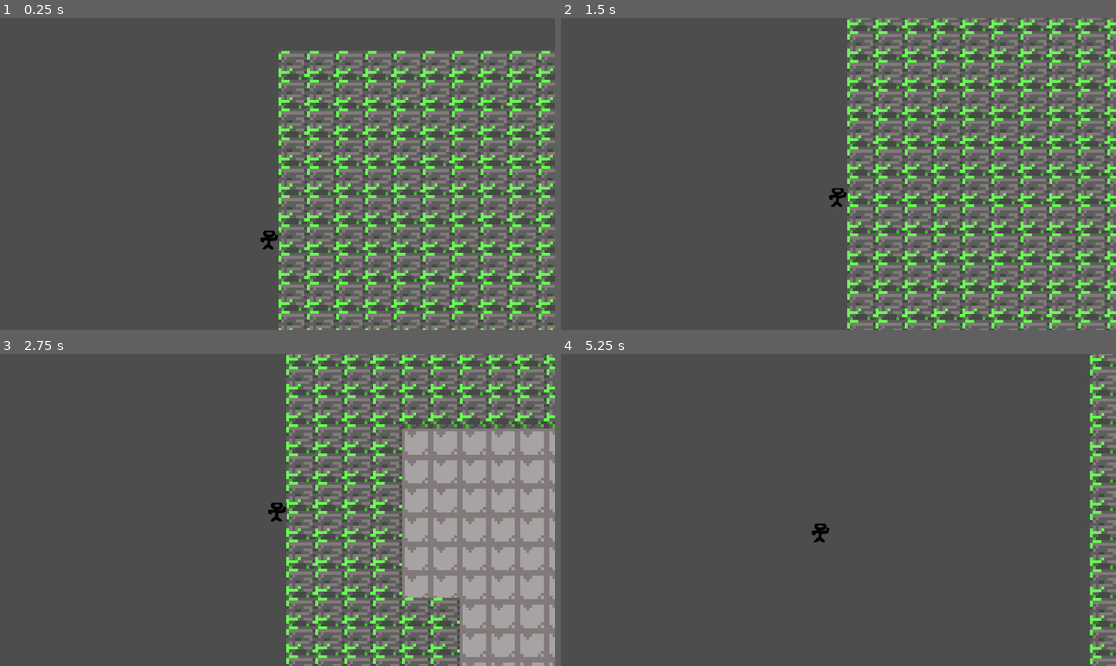
Above: before the commit, frames 1-4 (two rows, left to right).
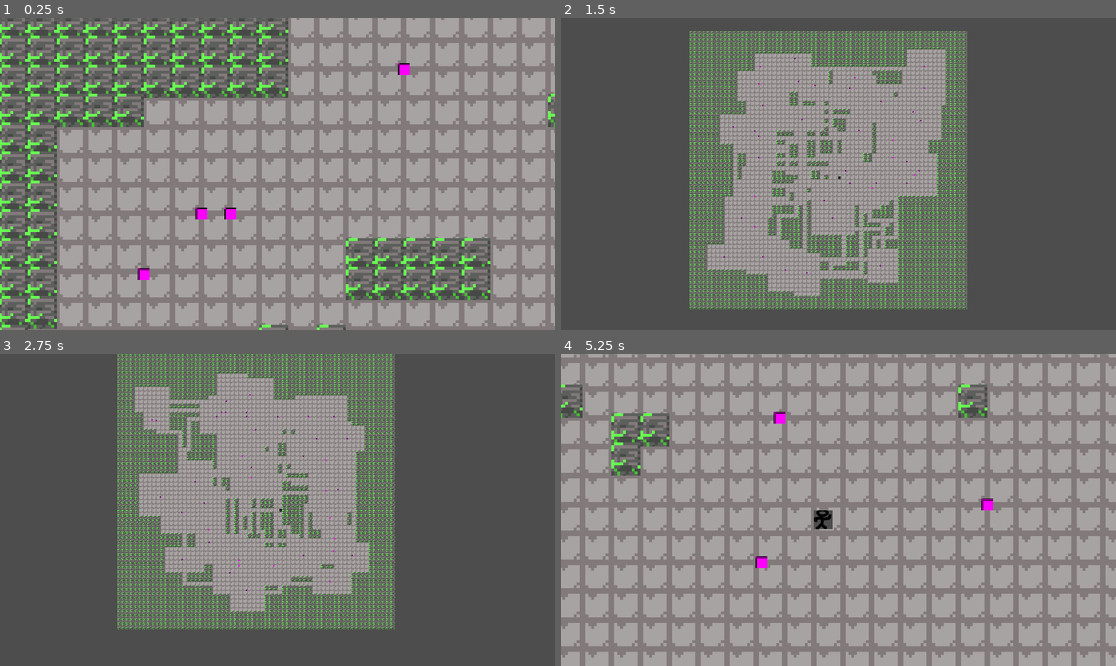
Above: after the commit, the same moments.

Repository: ColRyanYT/gaMMA_repo
Game: Godot game, scene res://Environment/test_level_proc_gen.tscn
Two runs of this game, one before a commit and one after it. Both use one fixed random seed, a clock stepped at 60 frames per second and the inputs below. The project has no main scene, so this scene is started directly.
Inputs:
- Up to frame 1 (0.25 s): no input
- Up to frame 2 (1.5 s): hold Right (ui_right) 0.53-1.28 s; hold Space 0.53-1.28 s; tap F (zoom, bound only after the commit) at 0.6 s; hold Down (ui_down) from 1.28 s (still down); tap Space at 1.35 s
- Up to frame 3 (2.75 s): tap Space at 1.52, 1.82 s; tap F (zoom, bound only after the commit) at 1.55, 2.1 s; release Down (ui_down) at 2.03 s; hold Right (ui_right) from 2.03 s (still down); hold Space from 2.03 s (still down)
- Up to frame 4 (5.25 s): release Right (ui_right) at 2.78 s; release Space at 2.78 s; hold Up (ui_up) 2.78-3.53 s; tap F (zoom, bound only after the commit) at 2.85, 4.35, 5.1 s; tap Space at 3.02, 3.32, 4.52, 4.82 s; hold Space 3.53-4.28 s; hold Left (ui_left) 3.53-5.03 s; hold Down (ui_down) from 5.03 s (still down); hold Space from 5.03 s (still down)

The runs differ from the first frame. In frame 1, 80% of the frame differs, in the area x 0-100%, y 0-100%; in frame 2, 47%; in frame 3, 58%; in frame 4, 98%.

Commit message:
added some basic enemy ai that follows the player

Diff:
--- /dev/null
+++ b/Actors/enemy.gd
@@ -0,0 +1,19 @@
+extends CharacterBody2D
+
+@export var speed = 200
+@export var player: Node2D
+
+@onready var navigation_agent = $NavigationAgent2D
+
+func _physics_process(_delta: float) -> void:
+	var next_path_pos = navigation_agent.get_next_path_position()
+	var direction = global_position.direction_to(next_path_pos)
+	velocity = direction * speed
+	move_and_slide()
+
+func pathfind() -> void:
+	navigation_agent.target_position = player.global_position
+
+func _on_timer_timeout() -> void:
+	if player.global_position.distance_to(self.global_position) < 400:
+		pathfind()
--- /dev/null
+++ b/Actors/enemy.tscn
@@ -0,0 +1,30 @@
+[gd_scene load_steps=4 format=3 uid="uid://d36qdo072i8wi"]
+
+[ext_resource type="Script" uid="uid://cca41hjoiim7x" path="res://Actors/enemy.gd" id="1_pgd2a"]
+
+[sub_resource type="CircleShape2D" id="CircleShape2D_vk3ic"]
+
+[sub_resource type="PlaceholderTexture2D" id="PlaceholderTexture2D_pgd2a"]
+size = Vector2(20, 20)
+
+[node name="Enemy" type="CharacterBody2D"]
+collision_layer = 2
+collision_mask = 3
+motion_mode = 1
+wall_min_slide_angle = 0.0
+script = ExtResource("1_pgd2a")
+
+[node name="CollisionShape2D" type="CollisionShape2D" parent="."]
+shape = SubResource("CircleShape2D_vk3ic")
+
+[node name="Sprite2D" type="Sprite2D" parent="."]
+texture = SubResource("PlaceholderTexture2D_pgd2a")
+
+[node name="NavigationAgent2D" type="NavigationAgent2D" parent="."]
+debug_enabled = true
+
+[node name="Timer" type="Timer" parent="."]
+wait_time = 0.5
+autostart = true
+
+[connection signal="timeout" from="Timer" to="." method="_on_timer_timeout"]
--- a/Actors/player.tscn
+++ b/Actors/player.tscn
@@ -7,6 +7,8 @@
 size = Vector2(31, 32)
 
 [node name="Player" type="CharacterBody2D"]
+collision_layer = 2
+collision_mask = 3
 script = ExtResource("1_y2lmi")
 
 [node name="PlaceholderPlayer" type="Sprite2D" parent="."]
--- a/Environment/proc_gen_new.gd
+++ b/Environment/proc_gen_new.gd
@@ -3,6 +3,7 @@
 @onready var camera = $Camera2D
 @onready var player = $Player
 @onready var tile_map = $TileMapLayer
+@onready var enemies = $Enemies
 
 @export var follow_speed = 4.0
 
@@ -13,6 +14,10 @@
 var tile_array = []
 
 var grid_size = 64
+
+## NOTE: THE TILES ARE 50 BY 50 PIXELS
+
+var centers = []
 
 var tile_codes = {
 	"floor": 0,
@@ -89,6 +94,8 @@
 					continue
 				if tile_array[room.grid_coords_array[j][k][0]][room.grid_coords_array[j][k][1]] == tile_codes.wall:
 					tile_array[room.grid_coords_array[j][k][0]][room.grid_coords_array[j][k][1]] = tile_codes.floor
+
+	centers = room_centers
 
 	place_tiles()
 
@@ -153,13 +160,13 @@
 		radius += 1
 	return Vector2i.ZERO
 
-func connect_rooms(centers: Array) -> void:
-	if centers.size() < 2:
+func connect_rooms(room_centers: Array) -> void:
+	if room_centers.size() < 2:
 		return
 
-	for i in range(centers.size() - 1):
-		var a = centers[i]
-		var b = centers[i + 1]
+	for i in range(room_centers.size() - 1):
+		var a = room_centers[i]
+		var b = room_centers[i + 1]
 
 		var pos = a
 		var goal = b
@@ -196,17 +203,40 @@
 				elif pos.x > goal.x:
 					pos.x -= 1
 
+## BACK TO MY CODE
+func spawn_enemies() -> void:
+	for i in centers:
+		var enemy_scene = preload("res://Actors/enemy.tscn")
+		var enemy_instance = enemy_scene.instantiate()
+		enemies.add_child(enemy_instance)
+		enemy_instance.player = player
+		enemy_instance.position.x = 50 * i.x
+		enemy_instance.position.y = 50 * i.y
+
+func clear_enemies() -> void:
+	for i in enemies.get_children():
+		i.queue_free()
+
 func _ready() -> void:
 	rng.randomize()
 	setup_procgen()
-
-	player.position.x = 10 * int(grid_size/2.0)
-	player.position.y = 10 * int(grid_size/2.0)
+	spawn_enemies()
+
+	player.position.x = 50 * int(grid_size/2.0)
+	player.position.y = 50 * int(grid_size/2.0)
 
 func _input(_event):
 	if Input.is_key_pressed(KEY_SPACE):
+		clear_enemies()
 		tile_array.clear()
 		setup_procgen()
+		spawn_enemies()
+
+	if Input.is_action_just_pressed("zoom"):
+		if camera.zoom == Vector2(2.0, 2.0):
+			camera.zoom = Vector2(0.3, 0.3)
+		else:
+			camera.zoom = Vector2(2.0, 2.0)
 
 # Called every frame. 'delta' is the elapsed time since the previous frame.
 func _process(delta: float) -> void:
--- a/Environment/test_level_proc_gen.tscn
+++ b/Environment/test_level_proc_gen.tscn
@@ -15,3 +15,5 @@
 
 [node name="Camera2D" type="Camera2D" parent="."]
 zoom = Vector2(2, 2)
+
+[node name="Enemies" type="Node2D" parent="."]
--- a/Environment/test_tileset.tres
+++ b/Environment/test_tileset.tres
@@ -1,6 +1,12 @@
-[gd_resource type="TileSet" load_steps=3 format=3 uid="uid://k8infseuj8el"]
+[gd_resource type="TileSet" load_steps=4 format=3 uid="uid://k8infseuj8el"]
 
 [ext_resource type="Texture2D" uid="uid://6xv6aqei3ibm" path="res://Environment/tmp_tileset.png" id="1_ysle6"]
+
+[sub_resource type="NavigationPolygon" id="NavigationPolygon_ysle6"]
+vertices = PackedVector2Array(5, 5, -5, 5, -5, -5, 5, -5)
+polygons = Array[PackedInt32Array]([PackedInt32Array(0, 1, 2, 3)])
+outlines = Array[PackedVector2Array]([PackedVector2Array(-5, -5, 5, -5, 5, 5, -5, 5)])
+agent_radius = 0.0
 
 [sub_resource type="TileSetAtlasSource" id="TileSetAtlasSource_17f7b"]
 texture = ExtResource("1_ysle6")
@@ -13,6 +19,7 @@
 0:0/0/physics_layer_0/polygon_0/points = PackedVector2Array(-5, -6.5, 5, -6.5, 5, 6.5, -5, 6.5)
 5:0/size_in_atlas = Vector2i(5, 10)
 5:0/0 = 0
+5:0/0/navigation_layer_0/polygon = SubResource("NavigationPolygon_ysle6")
 10:0/size_in_atlas = Vector2i(5, 10)
 10:0/0 = 0
 10:10/size_in_atlas = Vector2i(5, 10)
@@ -21,4 +28,5 @@
 [resource]
 tile_size = Vector2i(10, 10)
 physics_layer_0/collision_layer = 1
+navigation_layer_0/layers = 1
 sources/1 = SubResource("TileSetAtlasSource_17f7b")
--- a/project.godot
+++ b/project.godot
@@ -20,6 +20,14 @@
 window/size/viewport_height=1080
 window/size/mode=3
 
+[input]
+
+zoom={
+"deadzone": 0.2,
+"events": [Object(InputEventKey,"resource_local_to_scene":false,"resource_name":"","device":-1,"window_id":0,"alt_pressed":false,"shift_pressed":false,"ctrl_pressed":false,"meta_pressed":false,"pressed":false,"keycode":0,"physical_keycode":70,"key_label":0,"unicode":102,"location":0,"echo":false,"script":null)
+]
+}
+
 [rendering]
 
 textures/canvas_textures/default_texture_filter=0
Not shown, added: Actors/enemy.gd.uid
Not shown: 1 places in Environment/test_level_proc_gen.tscn that only renumber resources
